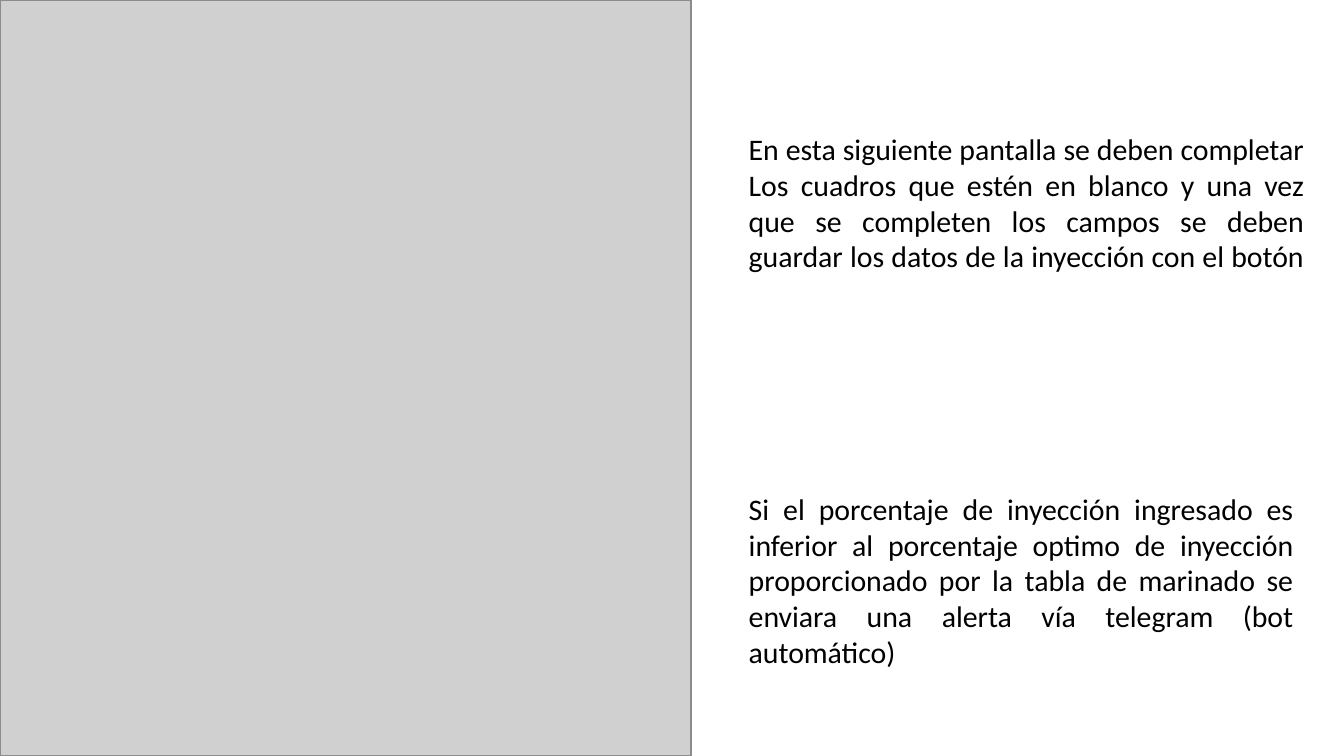
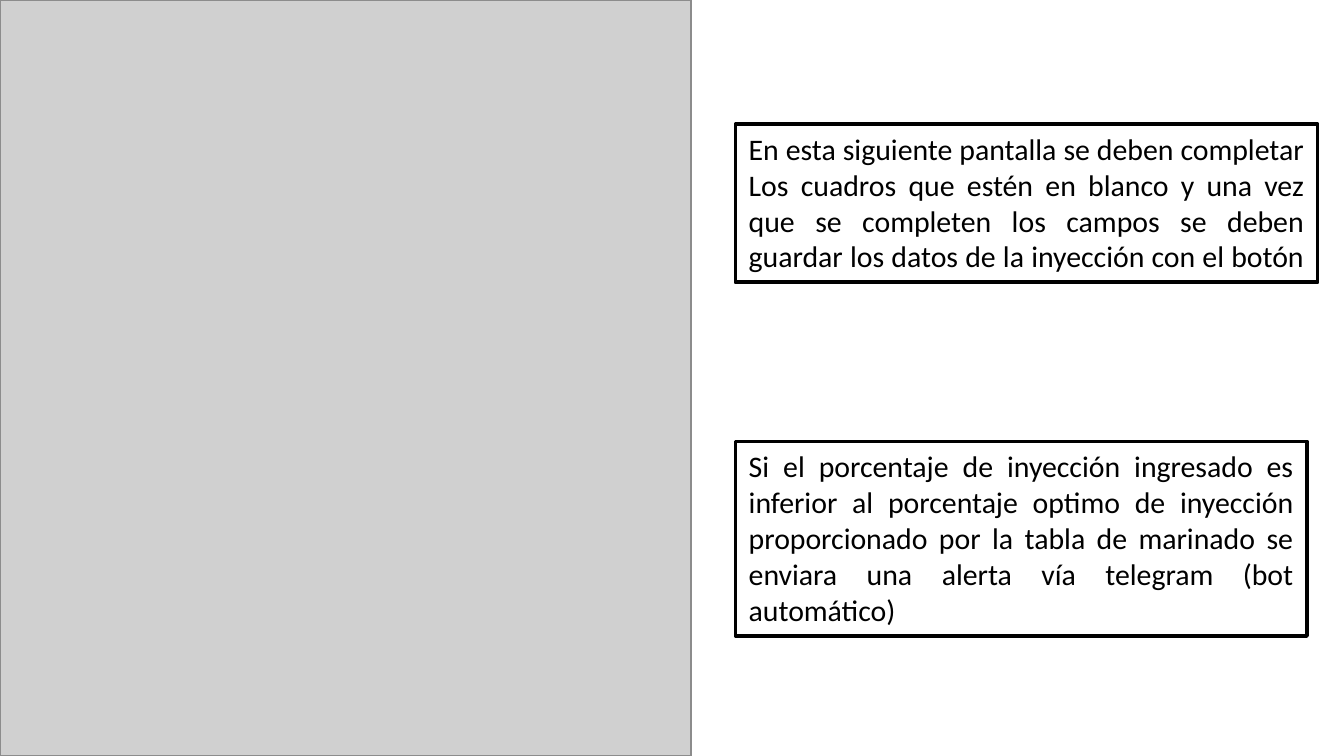
Before and after one commit to marcuxo/ariztindicador, a slide deck: slide 5 of server/public/descarga/CONTROL DE INYECCION.pptx. Drawn at 1344x756 pixels with LibreOffice and Linux fonts; fonts in the diff are those of the drawing; grey boxes stand for pictures; background and template pictures are left out. Boxes give left, top, right and bottom in pixels: in the first picture for what was removed or moved away, otherwise in the second. Text is boxed around its words. In the diff, an @@ line names an element or a change of style, - is before the commit and + after.

```diff
--- a/server/public/descarga/CONTROL DE INYECCION.pptx
+++ b/server/public/descarga/CONTROL DE INYECCION.pptx
@@ rectangle "En esta siguiente pantalla se ...": place and size @@
-rectangle "En esta siguiente pantalla se ..." at <box>749,139,1304,272</box>
+rectangle "En esta siguiente pantalla se ..." at <box>735,124,1317,282</box>
@@ rectangle "En esta siguiente pantalla se ..." at <box>735,124,1317,282</box>: fill none to #FFFFFF; outline none to #000000 2 pt @@
@@ rectangle "Si el porcentaje de inyección ..." at <box>735,441,1306,636</box>: fill none to #FFFFFF; outline none to #000000 2 pt @@
@@ rectangle "Si el porcentaje de inyección ...": place and size @@
-rectangle "Si el porcentaje de inyección ..." at <box>749,499,1293,667</box>
+rectangle "Si el porcentaje de inyección ..." at <box>735,441,1306,636</box>
```
Also in this commit, not shown: 6 other slides changed, 1 slide added, 1 slide removed, 1 other file.
